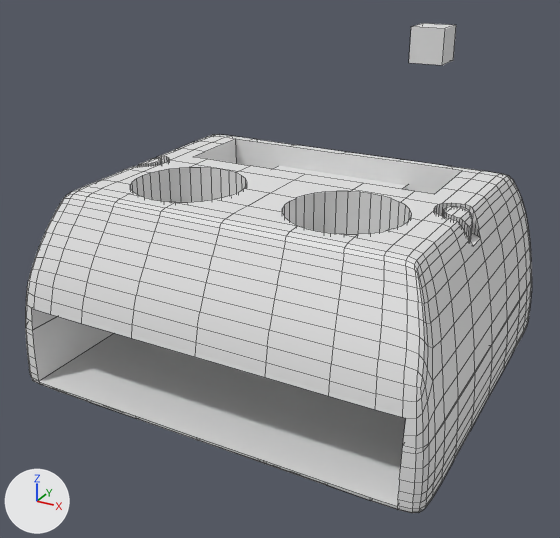
Before and after pictures for a commit that changed the Blender file vibeam02/plastics/vibeam.blend.
Both versions are drawn from a 50 mm camera at (52.7, -46.5, 63.1) aimed at (0.0, 49.3, 15.2). Arrows for +X, +Y and +Z are at lower left; the lights stay in place. Mesh edges are drawn as thin lines.

The older version as bpy lines, for what is in view:
```python
ob_arduino = bpy.data.objects.new('Arduino', me_cube_012)
ob_arduino.location = (-23.24, 70.76, 5.69)
ob_arduino.rotation_euler = (0.0, 0.0, -1.571)  # degrees (0, 0, -90)
ob_arduino.scale = (10.5, 3.4, 2.5)
ob_casing_bottom = bpy.data.objects.new('Casing Bottom', me_cube_013)
ob_casing_bottom.location = (0.0, 36.0, 41.0)
ob_casing_bottom.scale = (45.5, 62.7, 8.56)
ob_casing_top = bpy.data.objects.new('Casing Top', me_cube_013)
ob_casing_top.location = (0.0, 36.0, 41.0)
ob_casing_top.scale = (45.5, 62.7, 8.56)
ob_cube = bpy.data.objects.new('Cube', me_cube_002)
ob_cube.location = (23.5, 43.0, 50.9)
ob_cube.scale = (2.0, 2.0, 2.0)
ob_flipped_casing_top = bpy.data.objects.new('Flipped Casing Top', me_cube_001)
ob_flipped_casing_top.location = (0.0, 36.0, 24.0)
ob_flipped_casing_top.rotation_euler = (0.0, 3.142, 0.0)  # degrees (0, 180, 0)
ob_flipped_casing_top.scale = (45.5, 62.7, 8.56)
ob_led = bpy.data.objects.new('LED', me_cube_006)
ob_led.location = (0.0, 68.17, 23.01)
ob_led.scale = (12.0, 6.5, 1.5)
ob_m3holes = bpy.data.objects.new('M3Holes', me_cylinder_006)
ob_m3holes.location = (-26.0, 52.0, 8.763)
ob_m3holes.scale = (1.65, 1.65, 9.5)
ob_ping = bpy.data.objects.new('Ping', me_cylinder_001)
ob_ping.location = (12.82, 44.47, 22.54)
ob_ping.scale = (8.25, 8.25, 6.0)
ob_split = bpy.data.objects.new('Split', me_cube)
ob_split.location = (0.0, 55.0, -1.327)
ob_split.scale = (38.6, 38.6, 9.44)
# me_cube_014
# before: 16 (-1.0, -1.0, 1.7), 17 (-1.0, 1.0, 1.7), 18 (1.0, 1.0, 1.7), 19 (1.0, -1.0, 1.7)
```
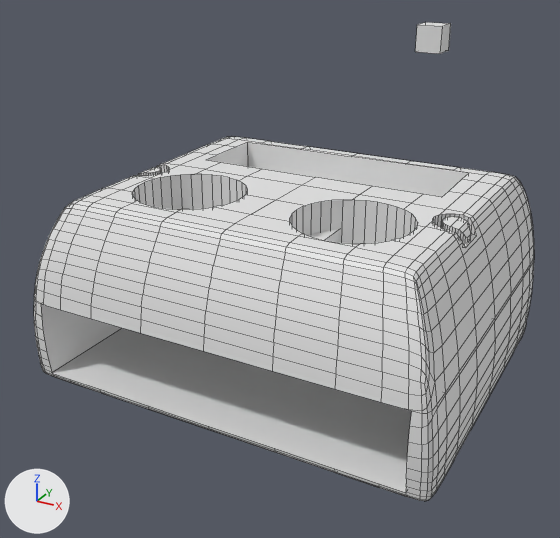
Commit message: First plausibly-correct version of vibeam02 plastics

Not drawn themselves, but carrying or shaping drawn objects: ob_arduino, ob_m3holes, ob_split, ob_ping, ob_led, ob_casing_top.

Pixel boxes [x1, y1, x2, y2] of what changed, in the pictures (560 x 538 px; the box of a moved part takes in the faces that stretch with it):
'Flipped Casing Top', reshaped, modifiers changed (12% shorter)
    before: [26, 134, 532, 448]
    after: [34, 137, 534, 413]
'Casing Bottom', reshaped, modifiers changed
    before: [26, 279, 532, 513]
    after: [34, 259, 534, 501]
'Cube', moved, rescaled (23% narrower, 23% shorter)
    before: [409, 23, 456, 65]
    after: [415, 22, 451, 54]
part 6 of me_cube_006, deleted
    before: [273, 166, 407, 190]
part 7 of me_cube_013, moved or reshaped
    before: [514, 318, 529, 351]
    after: [514, 325, 526, 351]
part 8 of me_cube_013, moved or reshaped
    before: [45, 141, 513, 323]
    after: [47, 144, 518, 332]
part 9 of me_cube_013, moved or reshaped
    before: [26, 232, 458, 453]
    after: [34, 239, 460, 444]
part 10 of me_cube_013, moved or reshaped
    before: [26, 332, 458, 513]
    after: [34, 324, 460, 501]
part 11 of me_cube_013, moved or reshaped
    before: [451, 212, 532, 452]
    after: [453, 212, 534, 448]
part 12 of me_cube_013, moved or reshaped
    before: [197, 134, 525, 228]
    after: [210, 137, 531, 227]

The change, as a list of edits to the scene's bpy script:
```text
Change me_cylinder_008:
    where me_cylinder_008.from_pydata(...)  # 72 vertices, 40 faces; spans x -1.0..1.0, y -1.0..1.0, z -1.22..0.85
    used by ob_antenna_holes; location = (21.24, 104.9, 5.2); rotation_euler = (-1.571, 0.0, 0.0), in degrees (-90, 0, 0); scale = (5.25, 5.25, 25.0)
    me_cylinder_008 part 1: the loose piece of 8 vertices spanning x -0.96..0.96, y -0.43..0.86, z -1.22..-0.88 is deleted
Change me_cube_014:
    where me_cube_014.from_pydata(...)  # 20 vertices, 16 faces; spans x -2.3..6.1, y -16.1..1.0, z -2.1..2.9
    used by ob_battery_slot; location = (-13.21, 52.46, 4.504); scale = (7.0, 7.0, 2.5)
    me_cube_014 part 2
    add for i in [*range(16, 20)]: me_cube_014.vertices[i].co += Vector((0.0, 0.0, 5.8))
Change me_cylinder_003:
    used by ob_radio; location = (21.24, 104.9, 5.2); rotation_euler = (-1.571, 0.0, 0.0), in degrees (-90, 0, 0); scale = (5.25, 5.25, 25.0)
    remove me_cylinder_003.from_pydata(...)  # 12 vertices, 10 faces; spans x -1.67..1.67, y -3.85..0.44, z -1.97..-0.98
    add me_cylinder_003.from_pydata(...)  # 37 vertices, 35 faces; spans x -0.13..0.38, y -0.22..0.14, z -0.24..0.2
    me_cylinder_003 part 3: 37 vertices added at x -0.13..0.38, y -0.22..0.14, z -0.24..0.2
    me_cylinder_003 part 4: 12 vertices removed from x -1.67..1.67, y -3.85..0.44, z -1.97..-0.98
Change me_cube_006:
    used by ob_led; location = (0.0, 68.17, 23.01); scale = (12.0, 6.5, 1.5)
    remove me_cube_006.from_pydata(...)  # 32 vertices, 26 faces; spans x -1.8..1.8, y -2.1..1.0, z -25.3..3.8
    add me_cube_006.from_pydata(...)  # 42 vertices, 39 faces; spans x -4.3..1.8, y -2.6..1.3, z -25.3..3.8
    me_cube_006 part 5: the loose piece of 12 vertices spanning x -1.8..1.8, y -2.1..1.0, z -25.3..-1.0 is rebuilt with 30 vertices and now spans x -4.3..1.8, y -2.6..1.3, z -25.3..0.3
    me_cube_006 part 6: the loose piece of 8 vertices spanning x -1.0..1.0, y -1.0..1.0, z -1.0..1.0 is deleted
Change me_cube_013:
    where me_cube_013.from_pydata(...)  # 74 vertices, 70 faces; spans x -0.71..0.71, y -0.17..0.76, z -5.0..-1.49
    used by ob_casing_bottom; location = (0.0, 36.0, 41.0); scale = (45.5, 62.7, 8.56)
    me_cube_013 part 7: all 8 vertices in x -0.71..0.71, y 0.76, z -5.0..-4.88 are moved by (0.0, -0.06, 0.0)
    me_cube_013 part 8: all 14 vertices in x -0.65..0.65, y -0.09..-0.04, z -2.12..-1.49 are moved by (0.0, 0.0, -0.18)
    me_cube_013 part 9: all 8 vertices in x -0.71..0.71, y -0.17..-0.15, z -3.96..-2.93 are moved by (0.0, 0.03, 0.0)
    me_cube_013 part 10: all 8 vertices in x -0.71..0.71, y -0.17, z -5.0..-4.88 are moved by (0.0, 0.05, 0.0)
    me_cube_013 part 11: all 2 vertices in x -0.71..0.71, y 0.67, z -3.96 are moved by (0.0, 0.07, 0.0)
    me_cube_013 part 12: all 15 vertices in x -0.68..0.67, y 0.6..0.66, z -2.12..-1.49 are moved by (0.0, 0.08, -0.18)
Remove ob_arduino:
    ob_arduino = bpy.data.objects.new('Arduino', me_cube_012)
Change ob_split:
    ob_split.scale: (38.6, 38.6, 9.44) -> (105.0, 51.3, 12.9)
Change ob_m3holes:
    ob_m3holes.location: (-26.0, 52.0, 8.763) -> (-26.0, 51.81, 8.763)
Change ob_ping:
    ob_ping.location: (12.82, 44.47, 22.54) -> (12.82, 45.53, 21.04)
Change ob_led:
    ob_led.location: (0.0, 68.17, 23.01) -> (0.0, 72.09, 21.51)
Change ob_casing_top:
    remove _m = ob_casing_top.modifiers.new('Boolean.005', 'BOOLEAN')
    remove _m.object = ob_battery_slot
    remove _m.solver = 'FLOAT'
Change ob_cube:
    ob_cube.location: (23.5, 43.0, 50.9) -> (23.5, 43.0, 51.6)
    ob_cube.scale: (2.0, 2.0, 2.0) -> (1.5, 1.5, 1.5)
Change ob_casing_bottom:
    remove _m = ob_casing_bottom.modifiers.new('Boolean.002', 'BOOLEAN')
    remove _m.object = ob_arduino
    remove _m.solver = 'FLOAT'
```
